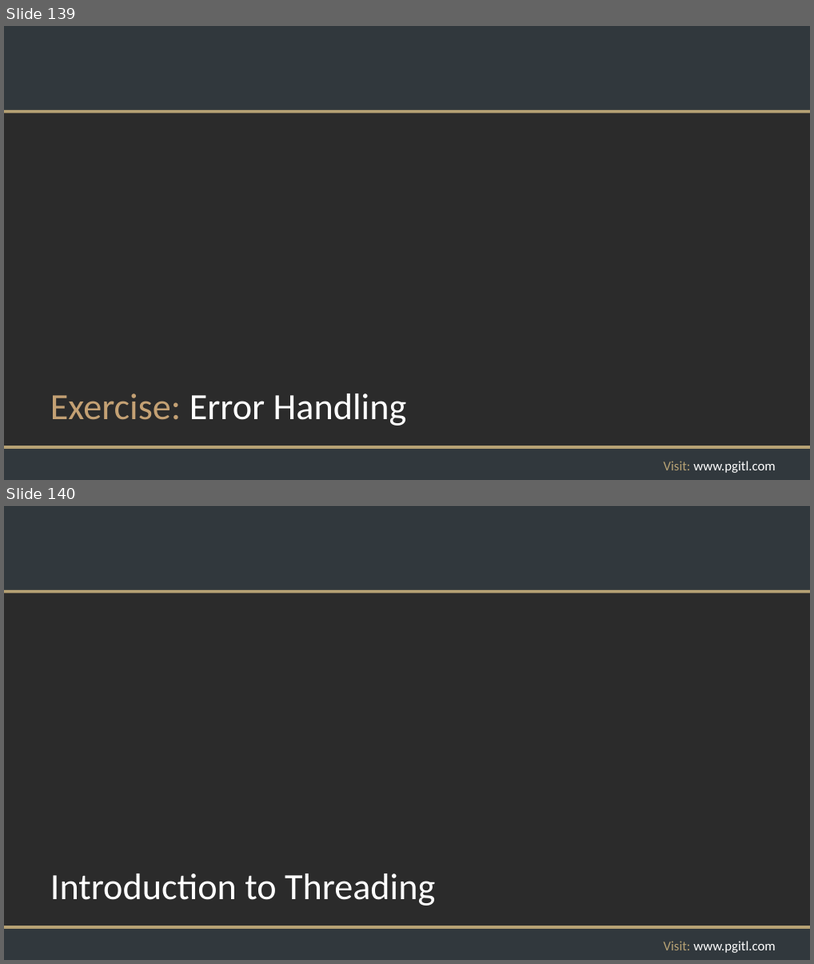
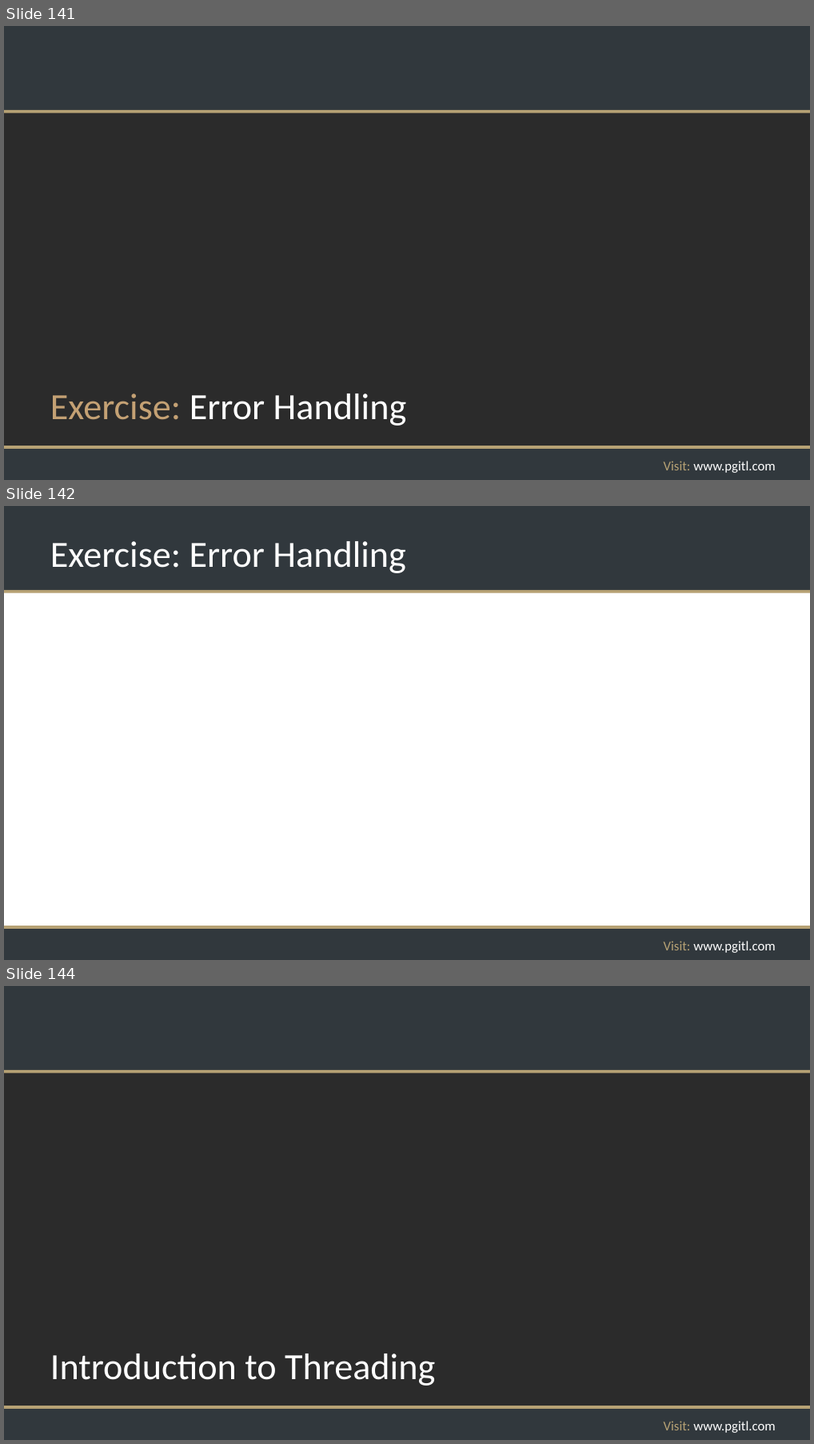
Before and after one commit to rikkouri/project-a, a slide deck: Programming Foundations.pptx. Shown one above the other, each under a label of ours: slides 139 and 140 before the commit, slides 141, 142 and 144 after it; the slides between them are not shown. The pictures are 814x964 and 814x1444 pixels, drawn with LibreOffice and Linux fonts; fonts in the diff are those of the drawing; background and template pictures are left out; a plain dark background stands for a picture behind light text. Boxes give left, top, right and bottom in pixels: in the first picture for what was removed or moved away, otherwise in the second. Text is boxed around its words. In the diff, an @@ line names an element or a change of style, - is before the commit and + after.

Commit message:
Files exercise and solution

```diff
--- a/Programming Foundations.pptx
+++ b/Programming Foundations.pptx
@@ slide 142 added at [4,506,810,960], background #FFFFFF; not listed: 5 template elements that a slide beside it also shows @@
@@ title added at [50,541,406,573], 44 pt, text #FFFFFF @@
+Exercise: Error Handling
@@ what was slide 139 is now slide 141 @@
@@ what was slide 140 is now slide 144 @@
```
Also in this commit, not shown: 2 slides changed, 3 other slides added, 1 other file.
